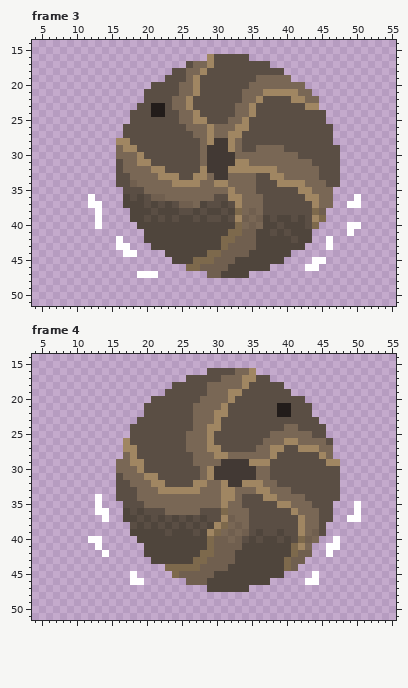
Pixel-art file, stored at assets/critterGame/critter2.aseprite. The picture above was drawn from the file before the commit.
64x64 pixels, 4 frames. Shown: frame 3: x 4..55, y 14..51; frame 4: x 4..55, y 14..51. The commit also changed other frames, which this record leaves out.
The result:
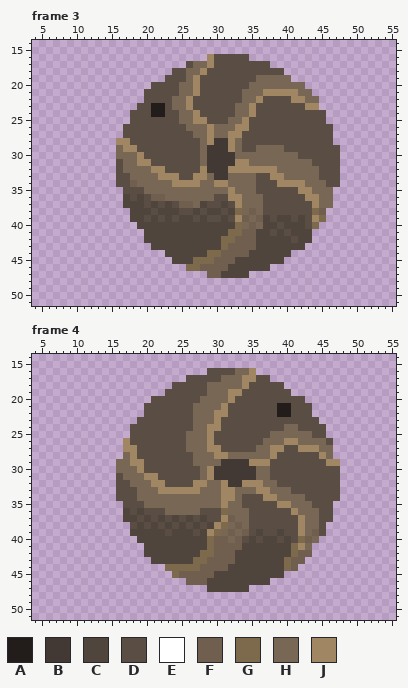
Palette (. is transparent): A #221c1a  B #423934  C #4f453c  D #5a4e44  E #ffffff  F #705f4f  G #7d694c  H #796755  J #a08662
Change:
layer "charge" removed
Frame 3:
y 36: x 12 E -> .; x 50 E -> .
y 37: x 12..13 EE -> ..; x 49..50 EE -> ..
y 38..39: x 13 E -> .
y 40: x 13 E -> .; x 49..50 EE -> ..
y 41: x 49 E -> .
y 42: x 16 E -> .; x 46 E -> .
y 43: x 16..17 EE -> ..; x 46 E -> .
y 44: x 17..18 EE -> ..
y 45: x 44..45 EE -> ..
y 46: x 43..44 EE -> ..
y 47: x 19..21 EEE -> ...
Frame 4:
y 34: x 13 E -> .
y 35: x 13 E -> .; x 50 E -> .
y 36: x 13..14 EE -> ..; x 50 E -> .
y 37: x 14 E -> .; x 49..50 EE -> ..
y 40: x 12..13 EE -> ..; x 47 E -> .
y 41: x 13 E -> .; x 46..47 EE -> ..
y 42: x 14 E -> .; x 46 E -> .
y 45: x 18 E -> .; x 44 E -> .
y 46: x 18..19 EE -> ..; x 43..44 EE -> ..
